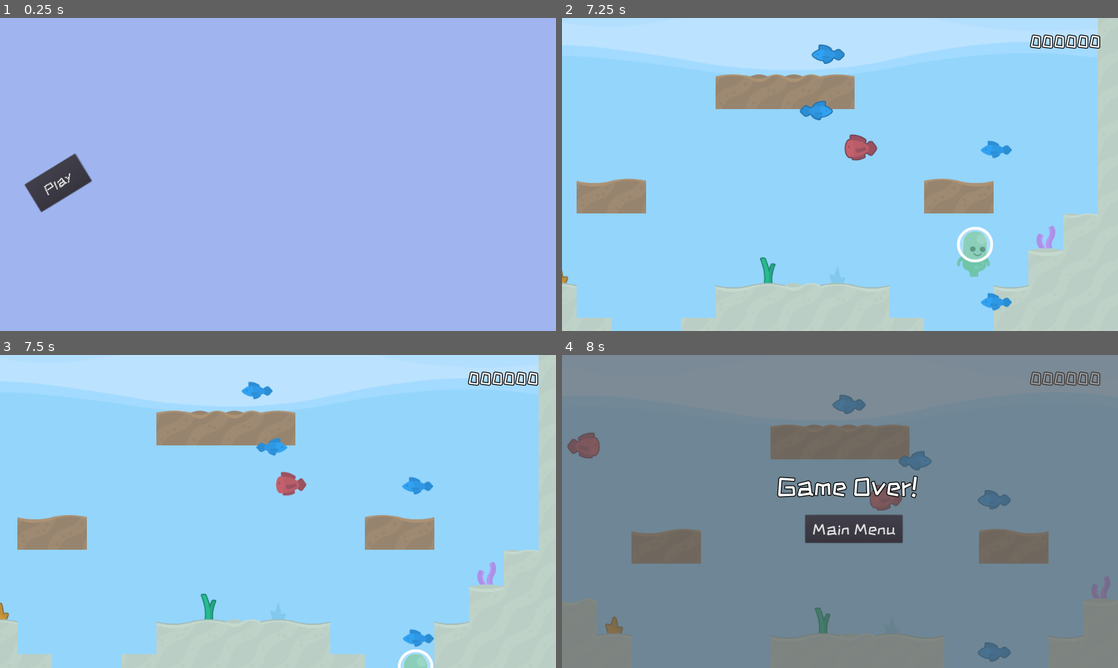
Above: before the commit, frames 1-4 (two rows, left to right).
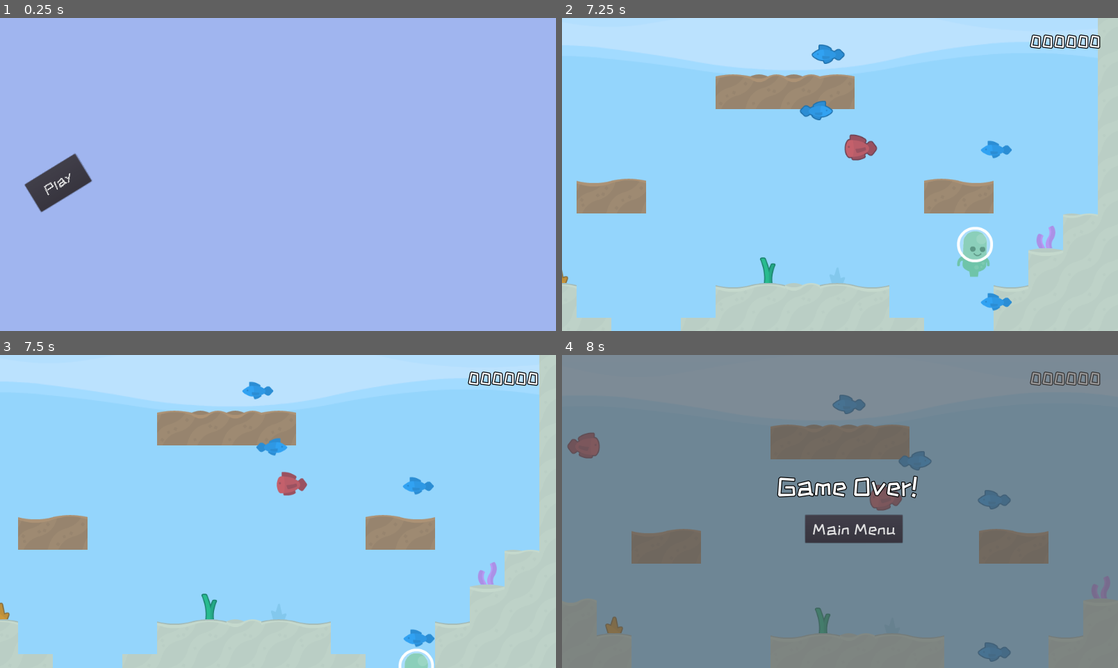
Above: after the commit, the same moments.

Repository: cpvanlue/dive-bug
Game: Godot game, scene res://MainMenu/MainMenu.tscn
Same seed, same stepped clock (60 frames per second), same inputs: the game is played once before the commit and once after it.
Inputs:
- Up to frame 1 (0.25 s): no input
- Up to frame 2 (7.25 s): click "Play" at 0.5 s; tap Enter (shoot) at 1.25, 1.35, 3.6, 5.85 s; hold D (right) 1.28-2.78 s; tap Shift (sprint) at 2.1, 6.6 s; hold A (left) 2.78-5.03 s; tap Space (swim) at 2.85, 5.1 s; hold Shift (sprint) 4.28-5.03 s; hold D (right) from 5.03 s (still down)
- Up to frame 3 (7.5 s): keep holding D (right); tap Space (swim) at 7.35 s
- Up to frame 4 (8 s): keep holding D (right)

Frames 1-2 are identical in both runs. In frame 3, 0.6% of the frame differs, in the area x 0-97%, y 0-100%; in frame 4, nothing differs.

Commit message:
Update intensity of screen shake on collision with enemy

Diff:
--- a/Player/Player.gd
+++ b/Player/Player.gd
@@ -30,7 +30,7 @@
 		if "Enemy" in get_slide_collision(i).collider.name and !immunity:
 			_immunityTimer()
 			health -= 1
-			self.get_parent().get_node("Player/Camera2D").shake(300)
+			self.get_parent().get_node("Player/Camera2D").shake(375)
 	if velocity.y > gravity:
 		velocity.y = gravity
 	velocity.x = lerp(velocity.x, 0, 0.25)
